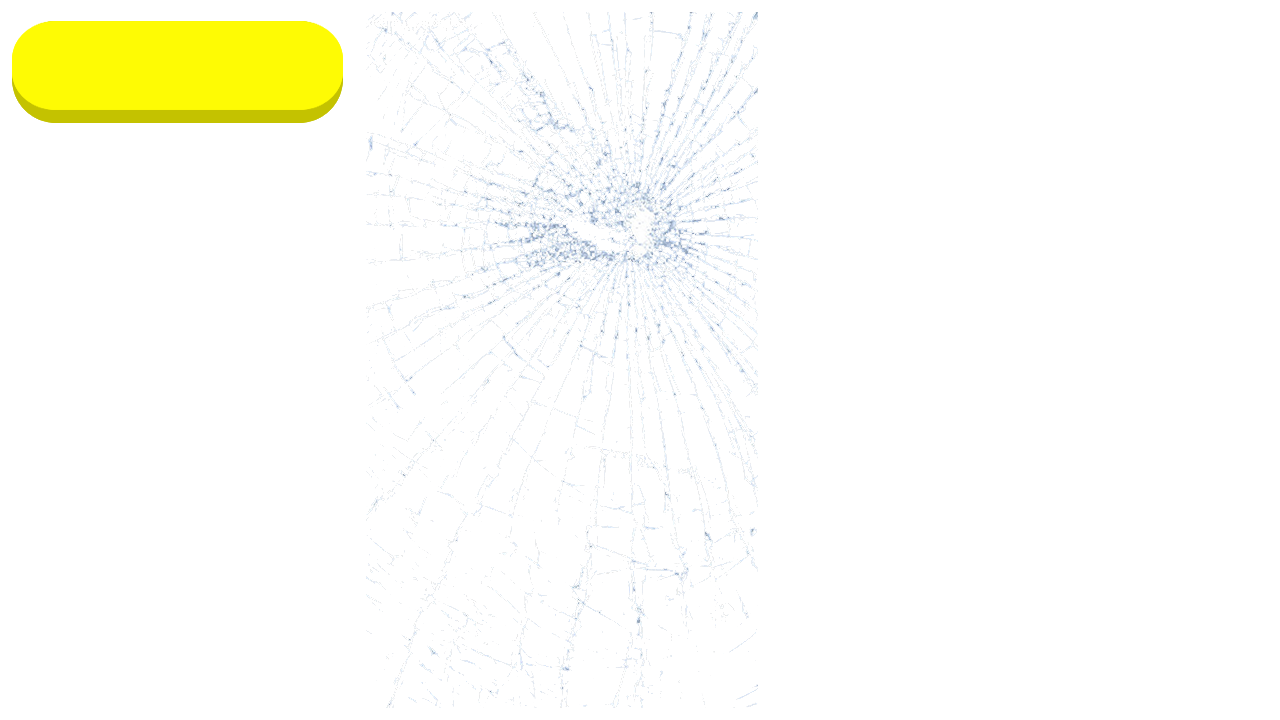
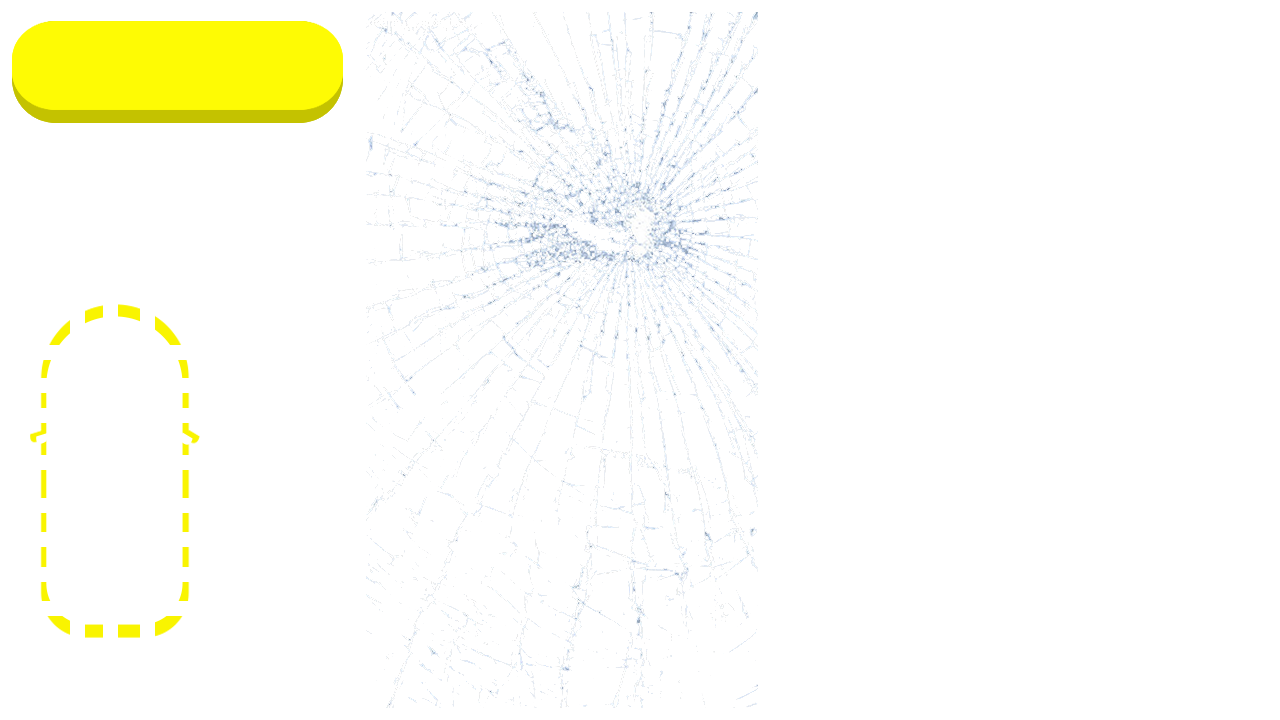
Revision of a layered w=1280, h=720 image; what changed, layer by layer:
hid "Layer 2", painted on it over [36, 316, 193, 625]
added layer "Layer 3" above "Layer 1 copy 3" over [30, 304, 200, 638]
